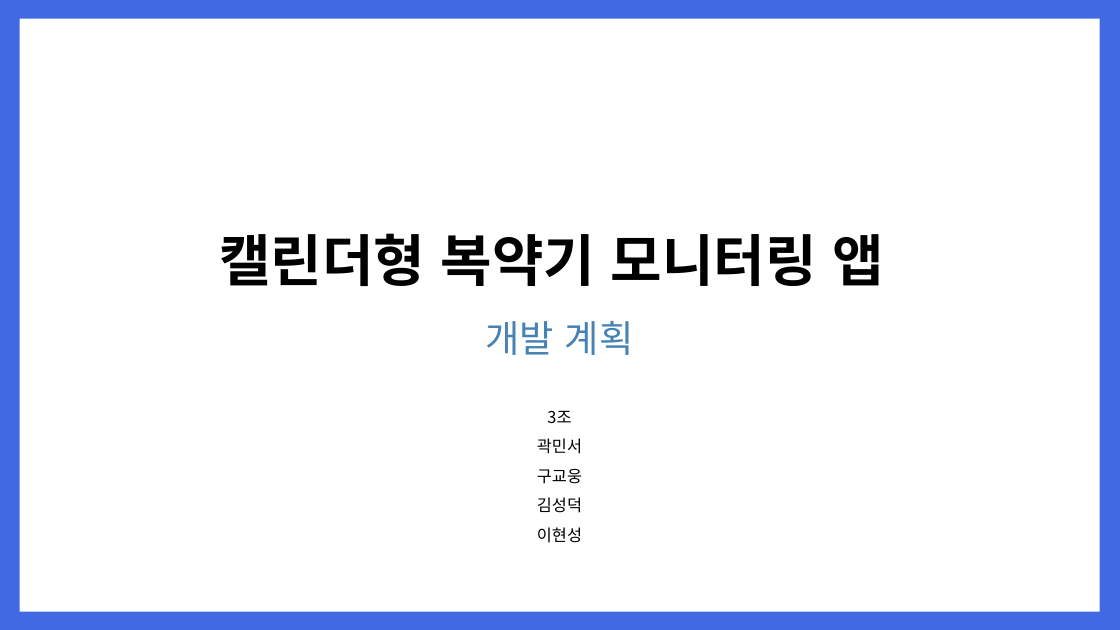
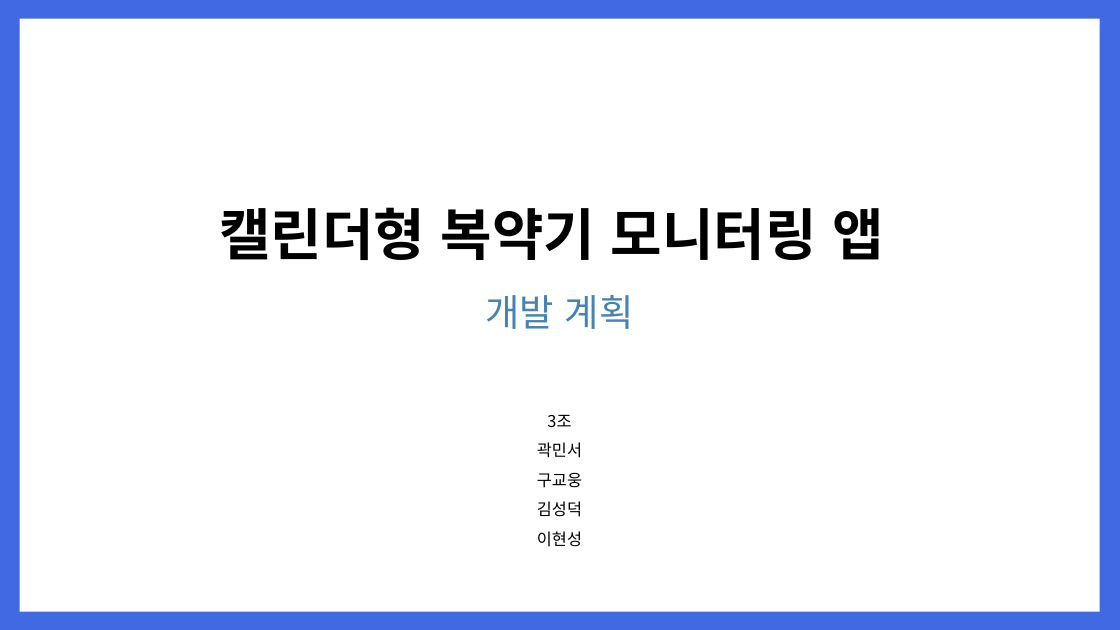
Before and after one commit to crosskoo/Project-team-3, a slide deck: slide 1 of 발표자료/3팀_프로젝트계획.pptx. Drawn at 1120x630 pixels with LibreOffice and Linux fonts; fonts in the diff are those of the drawing. Boxes give left, top, right and bottom in pixels: in the first picture for what was removed or moved away, otherwise in the second. Text is boxed around its words. In the diff, an @@ line names an element or a change of style, - is before the commit and + after.

```diff
--- a/발표자료/3팀_프로젝트계획.pptx
+++ b/발표자료/3팀_프로젝트계획.pptx
@@ text "캘린더형 복약기 모니터링 앱" rewrapped from [219,233,885,543] to [219,207,885,547] @@
```
Also in this commit, not shown: 2 other slides changed, 1 other file.
